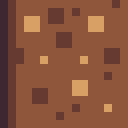
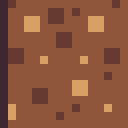
Two versions of the same layered image (128x128). Layer-by-layer changes:
added layer "Calque Copié #1" above "Calque Copié" over [8, 8, 16, 128]
painted on "Calque Copié" over [8, 8, 16, 128]
